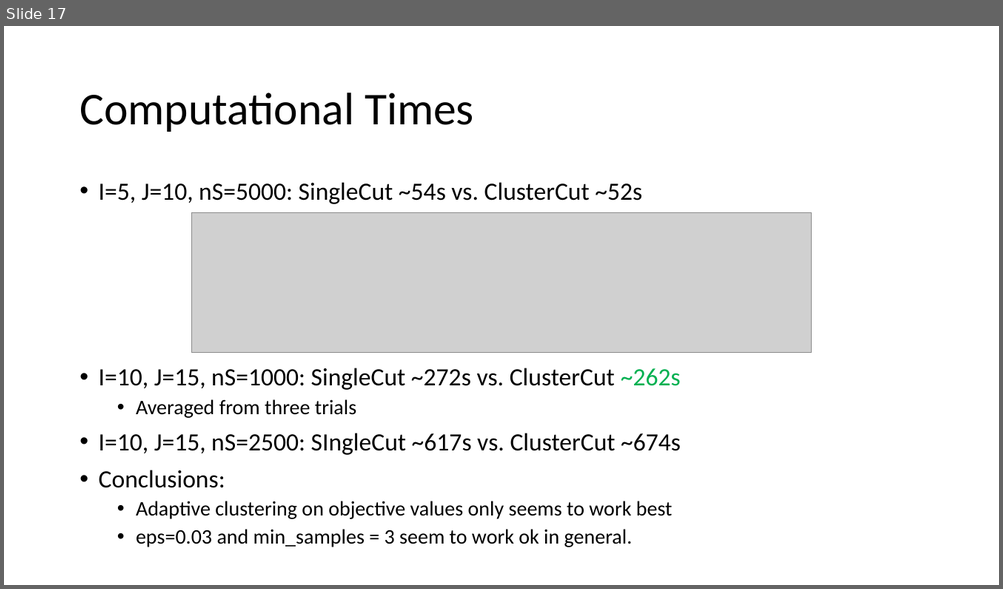
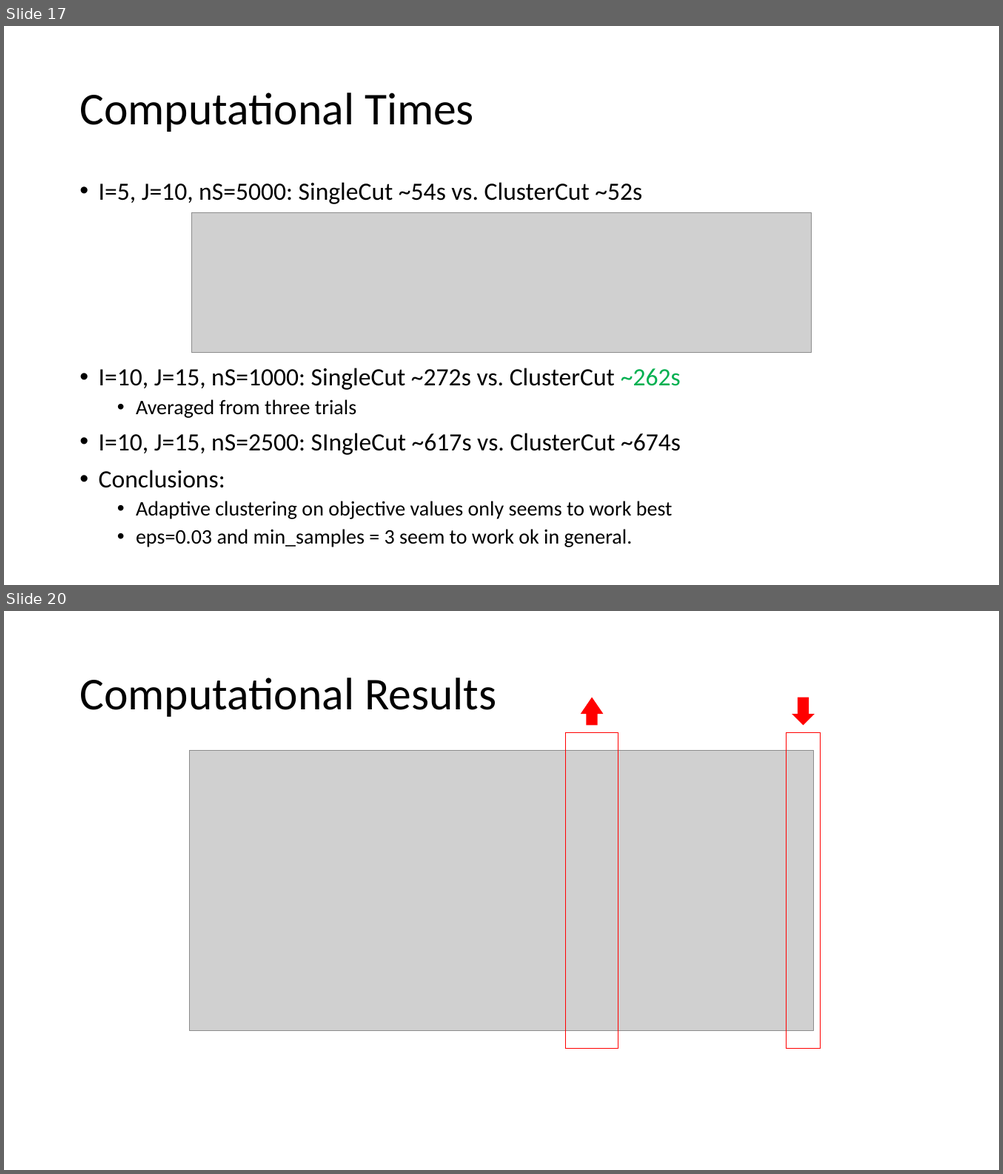
Before and after one commit to parkjan4/SPRO_project, a slide deck: preliminary_results.pptx. Shown one above the other, each under a label of ours: slide 17 before the commit, slides 17 and 20 after it; the slides between them are not shown. The pictures are 1003x589 and 1003x1174 pixels, drawn with LibreOffice and Linux fonts; fonts in the diff are those of the drawing; grey boxes stand for pictures. Boxes give left, top, right and bottom in pixels: in the first picture for what was removed or moved away, otherwise in the second. Text is boxed around its words. In the diff, an @@ line names an element or a change of style, - is before the commit and + after.

```diff
--- a/preliminary_results.pptx
+++ b/preliminary_results.pptx
@@ slide 20 added at (4,611,999,1170), background #FFFFFF @@
@@ title added at (79,678,496,717), 44 pt, text #000000 @@
+Computational Results
@@ up arrow added at (580,698,603,726), fill #FF0000 @@
@@ up arrow added at (792,698,814,726), fill #FF0000 @@
@@ rectangle added at (565,732,618,1049), outline #FF0000 1 pt @@
@@ rectangle added at (786,732,820,1049), outline #FF0000 1 pt @@
@@ picture added at (190,751,814,1031) @@
```
Also in this commit, not shown: 7 other slides added, 5 other files.
